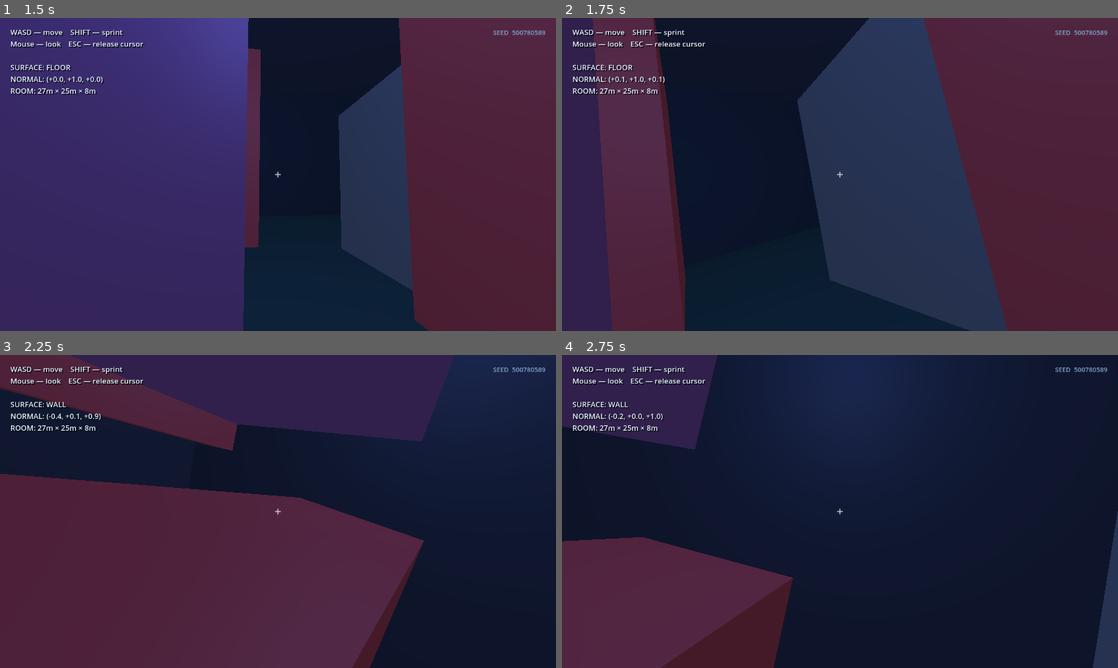
Above: before the commit, frames 1-4 (two rows, left to right).
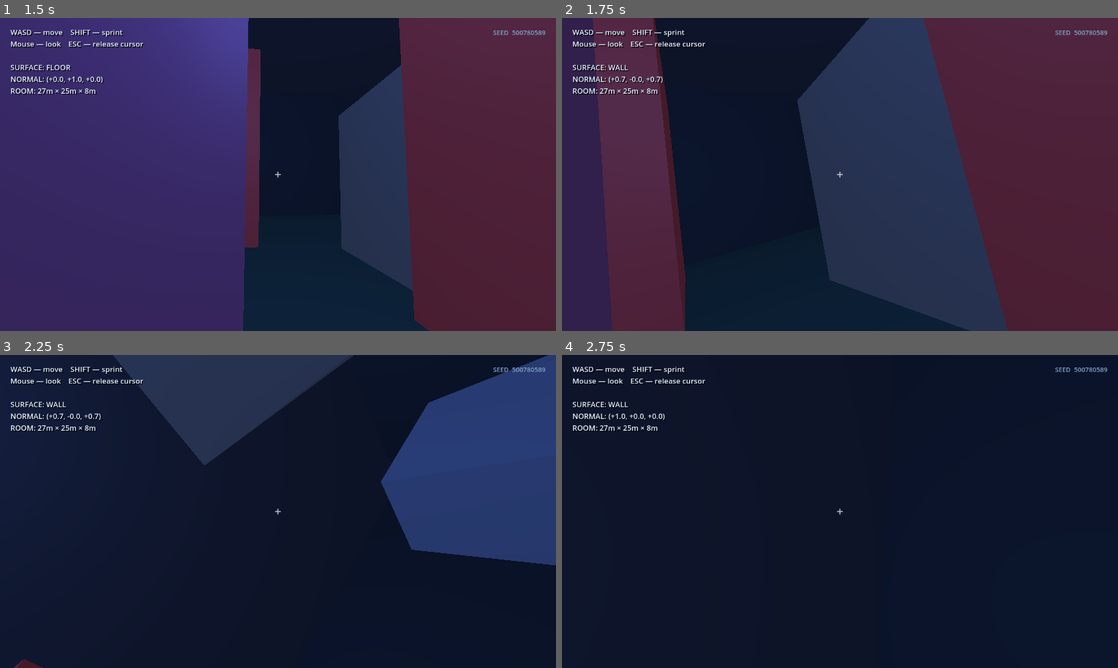
Above: after the commit, the same moments.

Repository: VovaShkrobtak/GD-TEST
Game: Godot game, scene res://scenes/main_menu.tscn
Two runs of this game, one before a commit and one after it. Both use one fixed random seed, a clock stepped at 60 frames per second and the inputs below.
Inputs (mouse positions are in pixels of both pictures, inside the frame that each line leads up to):
- Up to frame 1 (1.5 s): click "START • RANDOM ROOM" at 0.5 s; tap Enter at 1.25 s; move the mouse to (305, 174) at 1.27 s; hold W from 1.28 s (still down); hold Shift from 1.28 s (still down)
- Up to frame 2 (1.75 s): keep holding W; keep holding Shift
- Up to frame 3 (2.25 s): keep holding W; move the mouse to (250, 511) at 2.02 s; release Shift at 2.03 s; tap Shift at 2.1 s
- Up to frame 4 (2.75 s): keep holding W

Frame 1 is identical in both runs. In frame 2, 0.2% of the frame differs, in the area x 8-19%, y 14-22%; in frame 3, 69%, in the area x 0-100%, y 0-100%; in frame 4, 28%.

Commit message:
Fix gravity on procedural upper surfaces with immediate physics up

Diff:
--- a/scripts/player.gd
+++ b/scripts/player.gd
@@ -54,7 +54,13 @@
 var _camera_position := Vector3.ZERO
 
 
+# Physics up changes immediately when a new surface is acquired. This makes
+# gravity point at the correct plane on the VERY NEXT physics step.
 var surface_up: Vector3 = Vector3.UP
+
+# Visual up rotates smoothly toward the physics up. Separating these prevents
+# gravity bugs during transitions while keeping the camera/body rotation smooth.
+var visual_up: Vector3 = Vector3.UP
 var target_surface_up: Vector3 = Vector3.UP
 
 # Horizontal view direction in world space. This is deliberately NOT read
@@ -74,6 +80,7 @@
 
 func _ready() -> void:
     up_direction = surface_up
+    visual_up = surface_up
     floor_max_angle = PI * 0.5
     floor_snap_length = surface_contact_snap
     safe_margin = 0.03
@@ -93,7 +100,7 @@
     if event is InputEventMouseMotion and _mouse_captured:
         # Yaw is around the player's CURRENT surface normal, not world Y.
         look_forward = look_forward.rotated(
-            surface_up,
+            visual_up,
             -event.screen_relative.x * mouse_sensitivity
         ).normalized()
 
@@ -124,7 +131,9 @@
             _surface_transition_lock - delta
         )
 
-    # Use the surface from the previous frame for this movement step.
+    # Physics always uses the current surface. A transition updates
+    # this immediately after the previous move, so gravity cannot keep
+    # pulling sideways toward the old plane.
     up_direction = surface_up
 
     _project_look_onto_surface()
@@ -137,8 +146,8 @@
     if input_2d.length_squared() > 1.0:
         input_2d = input_2d.normalized()
 
-    var forward := look_forward
-    var right := look_forward.cross(surface_up).normalized()
+    var forward := _project_on_plane(look_forward, surface_up).normalized()
+    var right := forward.cross(surface_up).normalized()
 
     var desired_direction := right * input_2d.x + forward * input_2d.y
     desired_direction = _project_on_plane(desired_direction, surface_up)
@@ -205,6 +214,13 @@
     if collision_normal.length_squared() > 0.0001:
         _set_target_surface(collision_normal)
 
+        # The new surface is now the physical floor. Re-evaluate attachment
+        # using the new up direction so an upper face of a generated block
+        # immediately catches the player instead of letting gravity pull them
+        # back toward the previous wall.
+        up_direction = surface_up
+        apply_floor_snap()
+
     # Move the body's orientation toward the new plane.
     _update_surface_orientation(delta)
 
@@ -325,9 +341,8 @@
     if new_normal.dot(surface_up) >= surface_change_dot:
         return
 
-    # During the short corner-transition window, accept only the normal that
-    # belongs to the transition already in progress. This eliminates the
-    # classic wall/corner/ceiling camera jitter.
+    # During the short corner-transition window, accept only the same target.
+    # This prevents rapid wall <-> top oscillation at sharp generated edges.
     if _surface_transition_lock > 0.0:
         if target_surface_up.dot(new_normal) < 0.96:
             return
@@ -335,16 +350,33 @@
 
     _surface_transition_lock = surface_transition_lock_time
 
-    # Transport the stored view direction across the corner BEFORE changing
-    # surface_up. This preserves where the player was looking instead of
-    # recalculating the camera from the body's already-rotated basis.
+    var old_up := surface_up
+
+    # Carry the player's view direction across the corner.
     look_forward = _transport_vector(
         look_forward,
-        surface_up,
+        old_up,
         new_normal
     )
 
+    # IMPORTANT: physics up changes immediately. Visual orientation remains
+    # smooth through visual_up in _update_surface_orientation().
+    surface_up = new_normal
     target_surface_up = new_normal
+    up_direction = surface_up
+
+    # Remove the component of velocity that points into/out of the old/new
+    # surface. Preserve the current speed along the new tangent plane.
+    var current_speed := velocity.length()
+    var new_tangent_velocity := _project_on_plane(
+        velocity,
+        new_normal
+    )
+
+    if new_tangent_velocity.length_squared() > 0.0001 and current_speed > 0.01:
+        velocity = new_tangent_velocity.normalized() * current_speed
+    else:
+        velocity = new_tangent_velocity
 
 
 func _update_head_bob(
@@ -424,39 +456,35 @@
 
 func _update_surface_orientation(delta: float) -> void:
     var blend := 1.0 - exp(-reorientation_speed * delta)
-    surface_up = surface_up.slerp(
-        target_surface_up,
+
+    # Physics surface_up is already the new gravity direction.
+    # Only the visual body/camera orientation is interpolated.
+    visual_up = visual_up.slerp(
+        surface_up,
         blend
     ).normalized()
 
-    up_direction = surface_up
-    _project_look_onto_surface()
-
-    # Rebuild the body basis from our independent look direction + surface up.
-    # No camera yaw is ever recovered from the changing transform.
+    if visual_up.dot(surface_up) > 0.9999:
+        visual_up = surface_up
+
     _rebuild_body_basis()
 
-    # When we are extremely close to the target, finish exactly on it.
-    if surface_up.dot(target_surface_up) > 0.9999:
-        surface_up = target_surface_up
-        up_direction = surface_up
-        _project_look_onto_surface()
-        _rebuild_body_basis()
-
 
 func _rebuild_body_basis() -> void:
-    var forward := _project_on_plane(look_forward, surface_up)
+    # During a transition the visual body is between the old and new planes,
+    # while physics already uses the new plane. Keep the camera looking
+    # tangent to the visual surface so the rotation appears continuous.
+    var forward := _project_on_plane(look_forward, visual_up)
 
     if forward.length_squared() < 0.0001:
-        forward = _fallback_forward(surface_up)
+        forward = _fallback_forward(visual_up)
 
     forward = forward.normalized()
-    look_forward = forward
-
-    var right := forward.cross(surface_up)
+
+    var right := forward.cross(visual_up)
 
     if right.length_squared() < 0.0001:
-        right = _fallback_right(surface_up, forward)
+        right = _fallback_right(visual_up, forward)
 
     right = right.normalized()
 
@@ -466,7 +494,7 @@
     # Z = -forward
     global_transform.basis = Basis(
         right,
-        surface_up,
+        visual_up,
         -forward
     ).orthonormalized()
 
